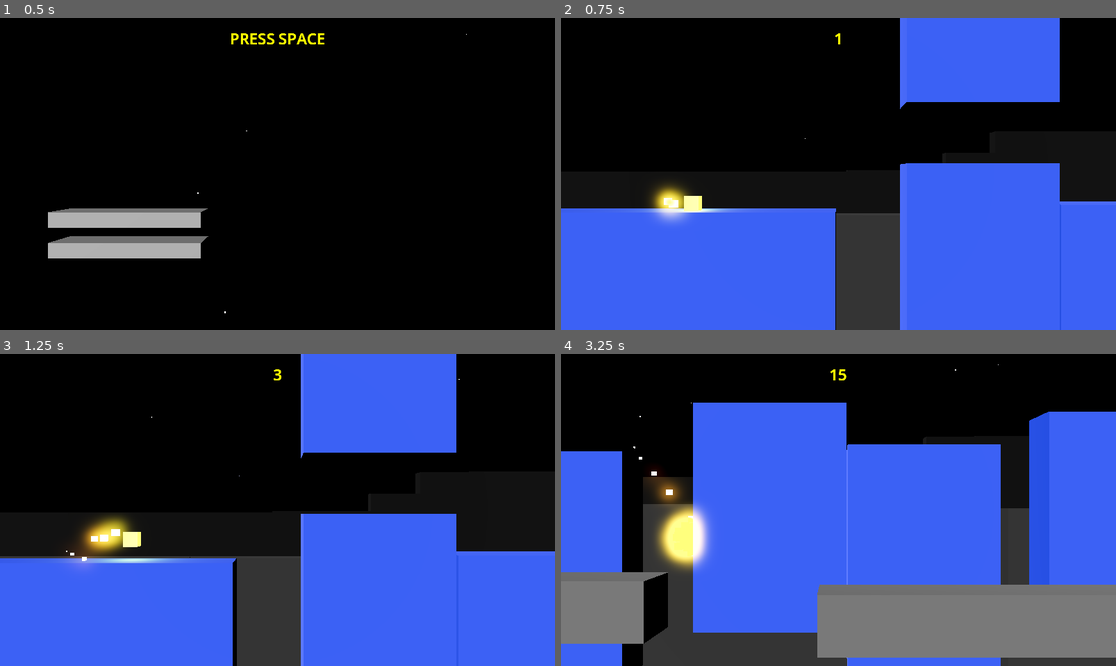
Above: before the commit, frames 1-4 (two rows, left to right).
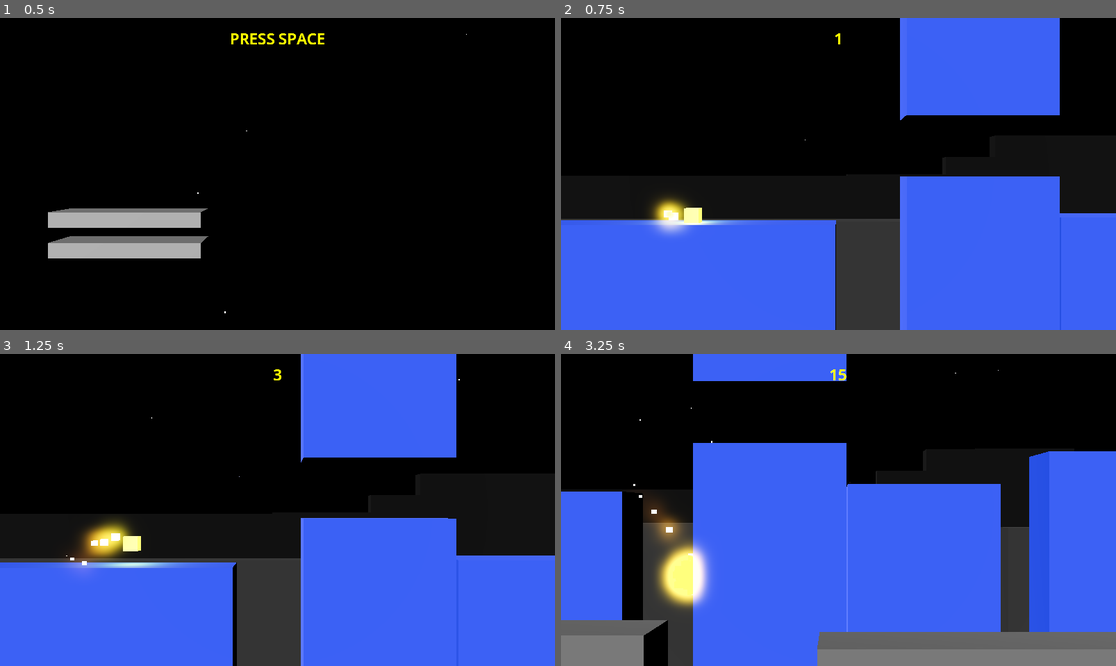
Above: after the commit, the same moments.

Repository: wangbinyq/prototypes
Game: Godot game, scene res://runner/runner.tscn
Same seed, same stepped clock (60 frames per second), same inputs: the game is played once before the commit and once after it.
Inputs (mouse positions are in pixels of both pictures, inside the frame that each line leads up to):
- Up to frame 1 (0.5 s): no input
- Up to frame 2 (0.75 s): tap Space at 0.5 s; move the mouse to (960, 158) at 0.52 s; hold Right (ui_right) from 0.53 s (still down); click (960, 158) at 0.67 s
- Up to frame 3 (1.25 s): keep holding Right (ui_right); tap Enter (ui_accept) at 0.77 s
- Up to frame 4 (3.25 s): move the mouse to (727, 525) at 1.27 s; release Right (ui_right) at 1.28 s; hold Left (ui_left) 1.28-2.03 s; tap Enter (ui_accept) at 1.52, 3.02 s; move the mouse to (894, 441) at 2.02 s; hold Right (ui_right) from 2.03 s (still down); move the mouse to (810, 572) at 2.77 s; click (810, 572) at 2.92 s

Frame 1 is identical in both runs. In frame 2, 5.9% of the frame differs, in the area x 0-100%, y 26-70%; in frame 3, 3.1%; in frame 4, 33%, in the area x 0-100%, y 0-100%.

Commit message:
feat(runner): implement dynamic camera y-positioning with curve sampling
Adds a new feature allowing the tracking camera to dynamically adjust its y-position based on a curve resource. This enables more natural camera movement that follows the runner's vertical position with a customizable curve. The change includes a new exported curve variable in the TrackingCamera script and integrates curve sampling into the camera's tracking logic.

Diff:
--- a/runner/runner.tscn
+++ b/runner/runner.tscn
@@ -22,6 +22,11 @@
 glow_enabled = true
 glow_intensity = 0.5
 glow_blend_mode = 1
+
+[sub_resource type="Curve" id="Curve_otjrf"]
+_limits = [2.0, 7.0, 0.0, 7.0]
+_data = [Vector2(0, 2), 0.0, 0.0, 0, 0, Vector2(7, 7), 0.0, 0.0, 0, 0]
+point_count = 2
 
 [sub_resource type="Gradient" id="Gradient_ljaxb"]
 offsets = PackedFloat32Array(0, 0.2, 0.4, 0.6, 0.8, 1)
@@ -104,6 +109,7 @@
 transform = Transform3D(1, 0, 0, 0, 1, 0, 0, 0, 1, 10, 2, 40)
 fov = 30.0
 script = ExtResource("1_ljaxb")
+y_curve = SubResource("Curve_otjrf")
 
 [node name="GPUParticles3D" type="GPUParticles3D" parent="Camera3D"]
 transform = Transform3D(1, 0, 0, 0, 1, 0, 0, 0, 1, 0, 0, -300)
--- a/runner/tracking_camera.gd
+++ b/runner/tracking_camera.gd
@@ -1,5 +1,7 @@
 class_name TrackingCamera
 extends Camera3D
+
+@export var y_curve: Curve
 
 @onready var offset := position
 var view_factor_x: float
@@ -14,6 +16,7 @@
 
 func track(focus_point: Vector3):
 	position = focus_point + offset
+	position.y = y_curve.sample(position.y)
 
 func visible_x(z: float):
 	return FloatRange.position_extents(position.x, view_factor_x * (position.z - z))
Not shown: 1 places in runner/runner.tscn that only renumber resources
